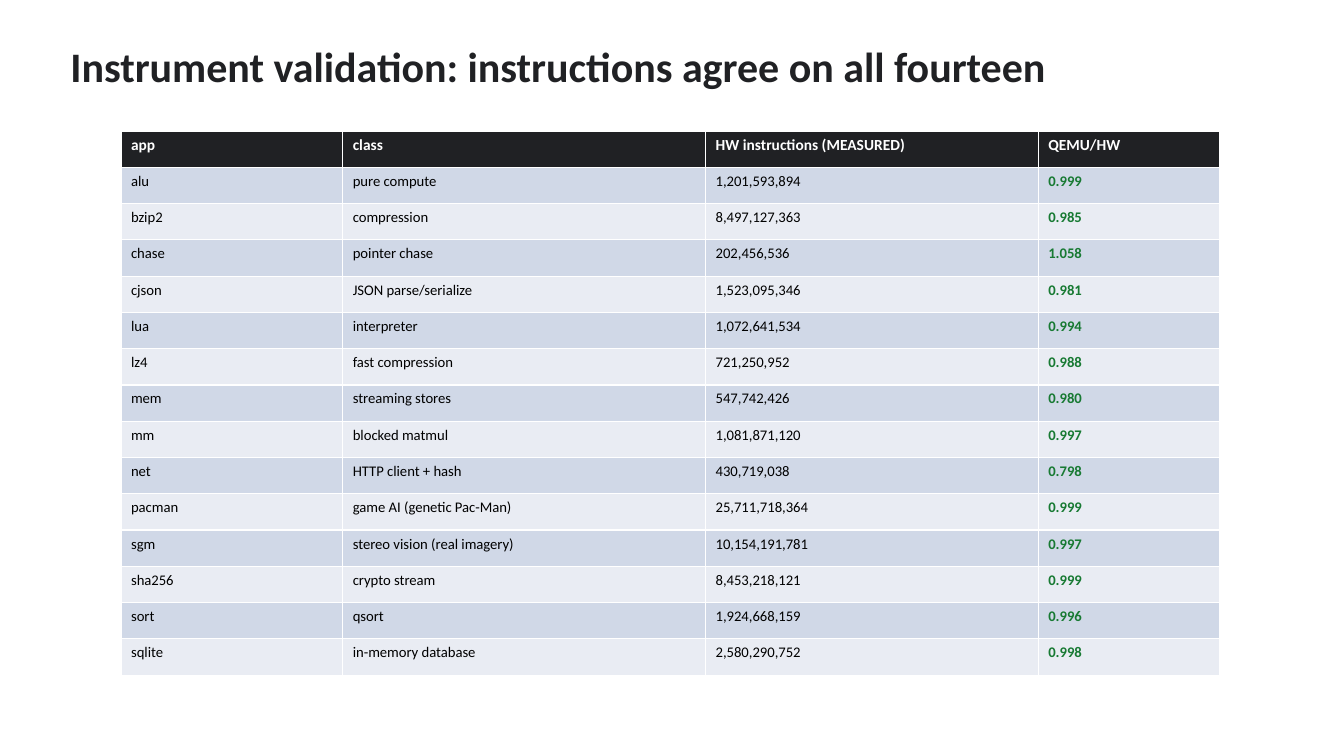
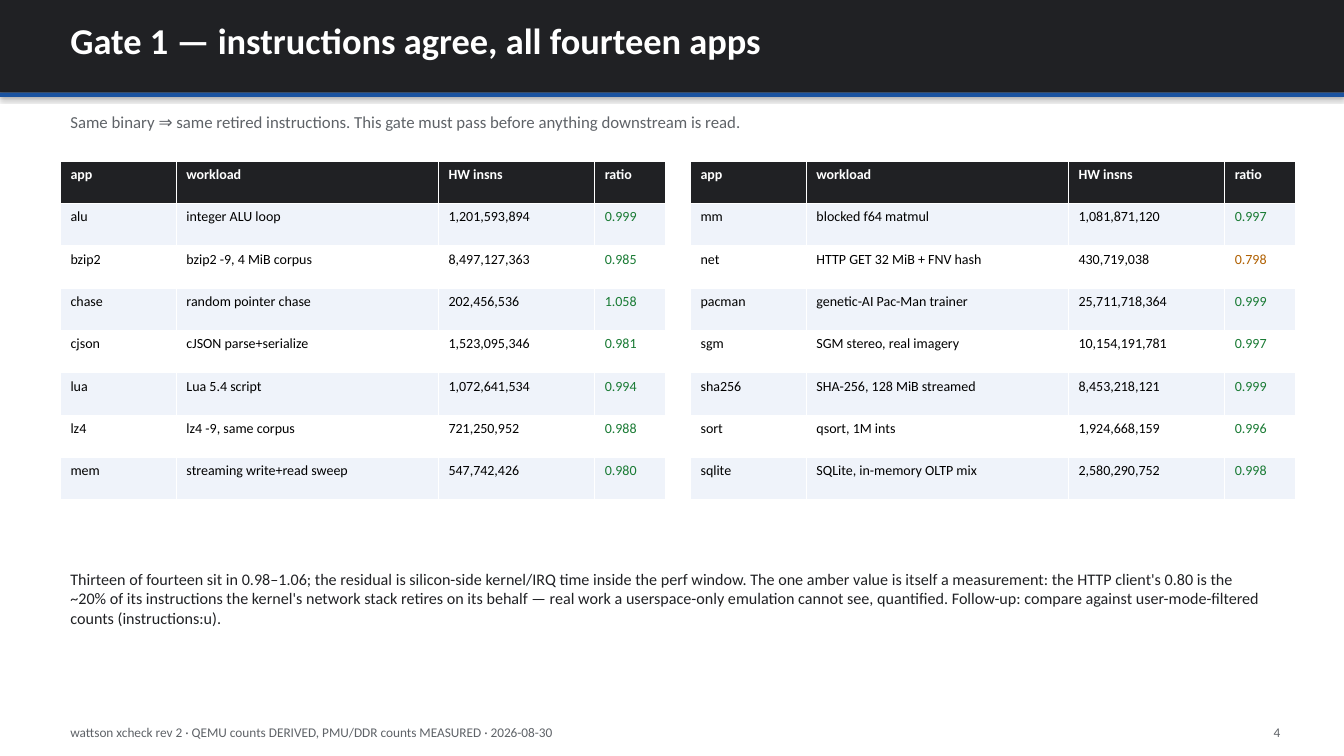
Before and after one commit to kylefoxaustin/wattson, a slide deck: slide 4 of xcheck/xcheck-correlation.pptx (slide 3 before the commit). Drawn at 1344x756 pixels with LibreOffice and Linux fonts; fonts in the diff are those of the drawing. Boxes give left, top, right and bottom in pixels: in the first picture for what was removed or moved away, otherwise in the second. Text is boxed around its words. In the diff, an @@ line names an element or a change of style, - is before the commit and + after.

Commit message:
xcheck deck rev 2: senior-engineer edition
Executive summary up front (six-row quantity/result/status table with the two
instrument findings as the footnote), a typographic system (header bands,
accent rule, zebra tables, status colors, provenance footer on every slide),
the method as two labelled observatory panels, the instruction gate as a
side-by-side 14-app table with the net-app 0.80 explained as a measurement of
the kernel share rather than an error, the mechanism table
(observation/mechanism/fix/after), and the trust statement as the closing
license table. Still fully regenerated from out/*.json.

```diff
--- a/xcheck/xcheck-correlation.pptx
+++ b/xcheck/xcheck-correlation.pptx
@@ rectangle added at <box>0,0,1344,93</box>, fill #202124 @@
@@ text at <box>70,28,760,60</box>: text changed; size 30 to 26 pt; text colour #202124 to #FFFFFF @@
-Instrument validation: instructions agree on all fourteen
+Gate 1 — instructions agree, all fourteen apps
@@ rectangle added at <box>0,93,1344,97</box>, fill #1A53A0 @@
@@ text added at <box>70,116,740,131</box>, 12 pt, text #5F6368 @@
+Same binary ⇒ same retired instructions. This gate must pass before anything downstream is read.
@@ table added at <box>60,161,665,500</box>, 8 rows, 4 columns @@
+app | workload | HW insns | ratio
+alu | integer ALU loop | 1,201,593,894 | 0.999
+bzip2 | bzip2 -9, 4 MiB corpus | 8,497,127,363 | 0.985
+chase | random pointer chase | 202,456,536 | 1.058
+cjson | cJSON parse+serialize | 1,523,095,346 | 0.981
+lua | Lua 5.4 script | 1,072,641,534 | 0.994
+lz4 | lz4 -9, same corpus | 721,250,952 | 0.988
+mem | streaming write+read sweep | 547,742,426 | 0.980
@@ table at <box>691,161,1296,500</box> @@
-row 1: app | class | HW instructions (MEASURED) | QEMU/HW
-row 2: alu | pure compute | 1,201,593,894 | 0.999
-row 3: bzip2 | compression | 8,497,127,363 | 0.985
-row 4: chase | pointer chase | 202,456,536 | 1.058
-row 5: cjson | JSON parse/serialize | 1,523,095,346 | 0.981
-row 6: lua | interpreter | 1,072,641,534 | 0.994
-row 7: lz4 | fast compression | 721,250,952 | 0.988
-row 8: mem | streaming stores | 547,742,426 | 0.980
-row 9: mm | blocked matmul | 1,081,871,120 | 0.997
-row 10: net | HTTP client + hash | 430,719,038 | 0.798
-row 11: pacman | game AI (genetic Pac-Man) | 25,711,718,364 | 0.999
-row 12: sgm | stereo vision (real imagery) | 10,154,191,781 | 0.997
-row 13: sha256 | crypto stream | 8,453,218,121 | 0.999
-row 14: sort | qsort | 1,924,668,159 | 0.996
-row 15: sqlite | in-memory database | 2,580,290,752 | 0.998
+row 1: app | workload | HW insns | ratio
+row 2: mm | blocked f64 matmul | 1,081,871,120 | 0.997
+row 3: net | HTTP GET 32 MiB + FNV hash | 430,719,038 | 0.798
+row 4: pacman | genetic-AI Pac-Man trainer | 25,711,718,364 | 0.999
+row 5: sgm | SGM stereo, real imagery | 10,154,191,781 | 0.997
+row 6: sha256 | SHA-256, 128 MiB streamed | 8,453,218,121 | 0.999
+row 7: sort | qsort, 1M ints | 1,924,668,159 | 0.996
+row 8: sqlite | SQLite, in-memory OLTP mix | 2,580,290,752 | 0.998
@@ table: place and size @@
-table at <box>121,131,1220,676</box>
+table at <box>691,161,1296,500</box>
@@ text added at <box>70,573,1259,626</box>, 11.5 pt, text #202124 @@
+Thirteen of fourteen sit in 0.98–1.06; the residual is silicon-side kernel/IRQ time inside the perf window. The one amber value is itself a measurement: the HTTP client's 0.80 is the ~20% of its instructions the kernel's network stack retires on its behalf — real work a userspace-only emulation cannot see, quantified. Follow-up: compare against user-mode-filtered counts (instructions:u).
@@ text added at <box>70,728,553,739</box>, 9.5 pt, text #5F6368 @@
+wattson xcheck rev 2 · QEMU counts DERIVED, PMU/DDR counts MEASURED · 2026-08-30
@@ text added at <box>1274,728,1281,737</box>, 9.5 pt, text #5F6368 @@
+4
```
Also in this commit, not shown: 6 slides added, 5 slides removed, 1 other file.
